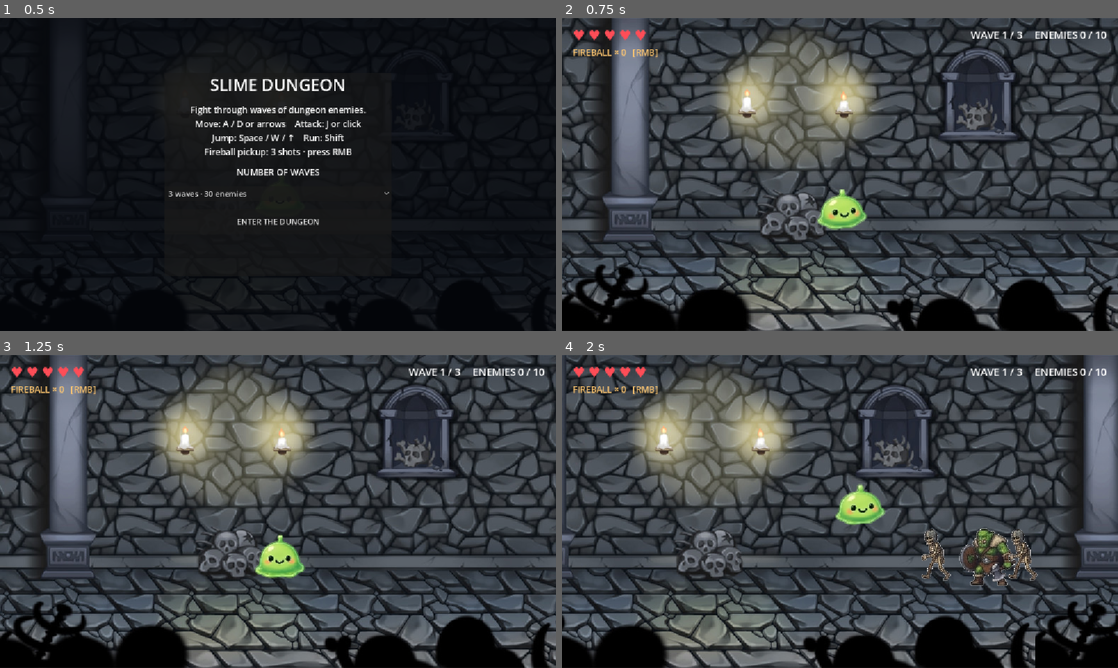
Above: before the commit, frames 1-4 (two rows, left to right).
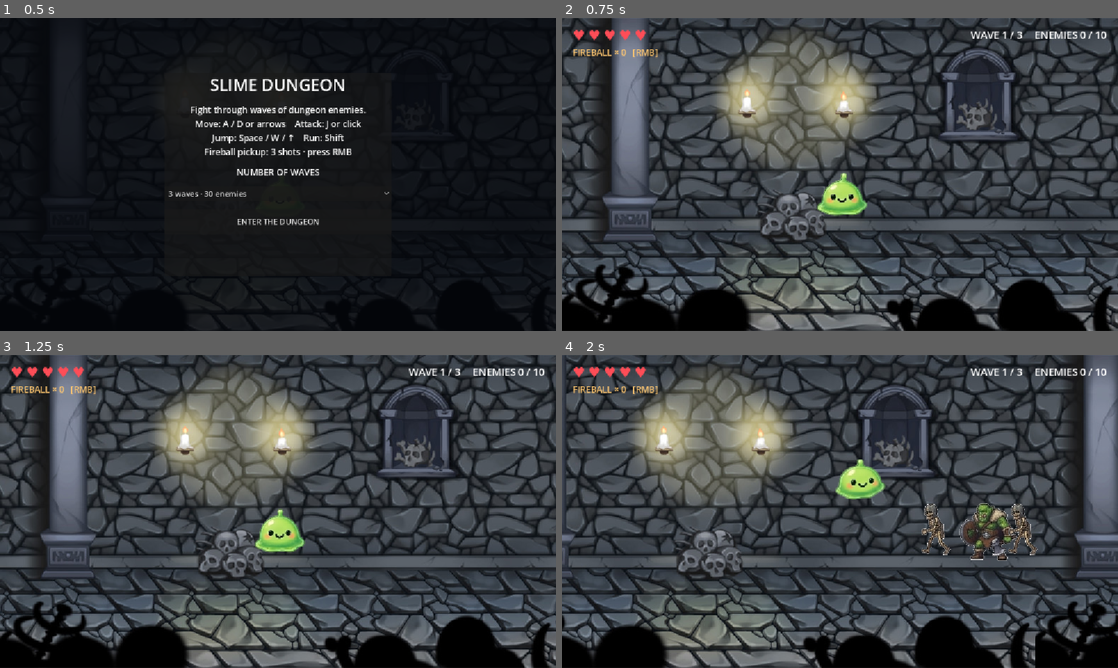
Above: after the commit, the same moments.

Repository: JpCabating/SlimeDungeon
Game: Godot game, scene res://main.tscn
Same seed, same stepped clock (60 frames per second), same inputs: the game is played once before the commit and once after it.
Inputs (mouse positions are in pixels of both pictures, inside the frame that each line leads up to):
- Up to frame 1 (0.5 s): no input
- Up to frame 2 (0.75 s): click "ENTER THE DUNGEON" at 0.5 s
- Up to frame 3 (1.25 s): no input
- Up to frame 4 (2 s): tap Enter at 1.25 s; move the mouse to (962, 495) at 1.27 s; press the mouse at (962, 495) at 1.28 s; hold D (move_right) from 1.28 s (still down); tap Space (jump) at 1.52 s

Frame 1 is identical in both runs. In frame 2, 1.1% of the frame differs, in the area x 45-55%, y 49-68%; in frame 3, 1.4%; in frame 4, 4.2%, in the area x 49-86%, y 33-74%.

Commit message:
Update main.tscn

Diff:
--- a/main.tscn
+++ b/main.tscn
@@ -52,7 +52,7 @@
 collision_mask = 0
 
 [node name="CollisionShape2D" type="CollisionShape2D" parent="Floor" unique_id=303002751]
-position = Vector2(14, 122)
+position = Vector2(4, 69)
 shape = SubResource("RectangleShape2D_floor")
 
 [node name="Player" type="CharacterBody2D" parent="." unique_id=651863037]
Not shown: 1 places in main.tscn that only renumber resources
